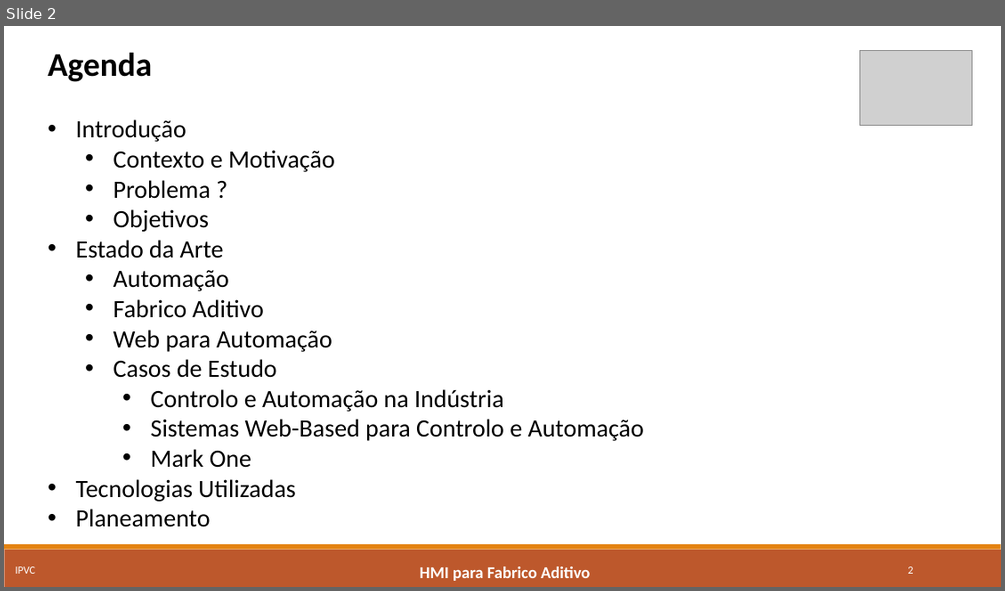
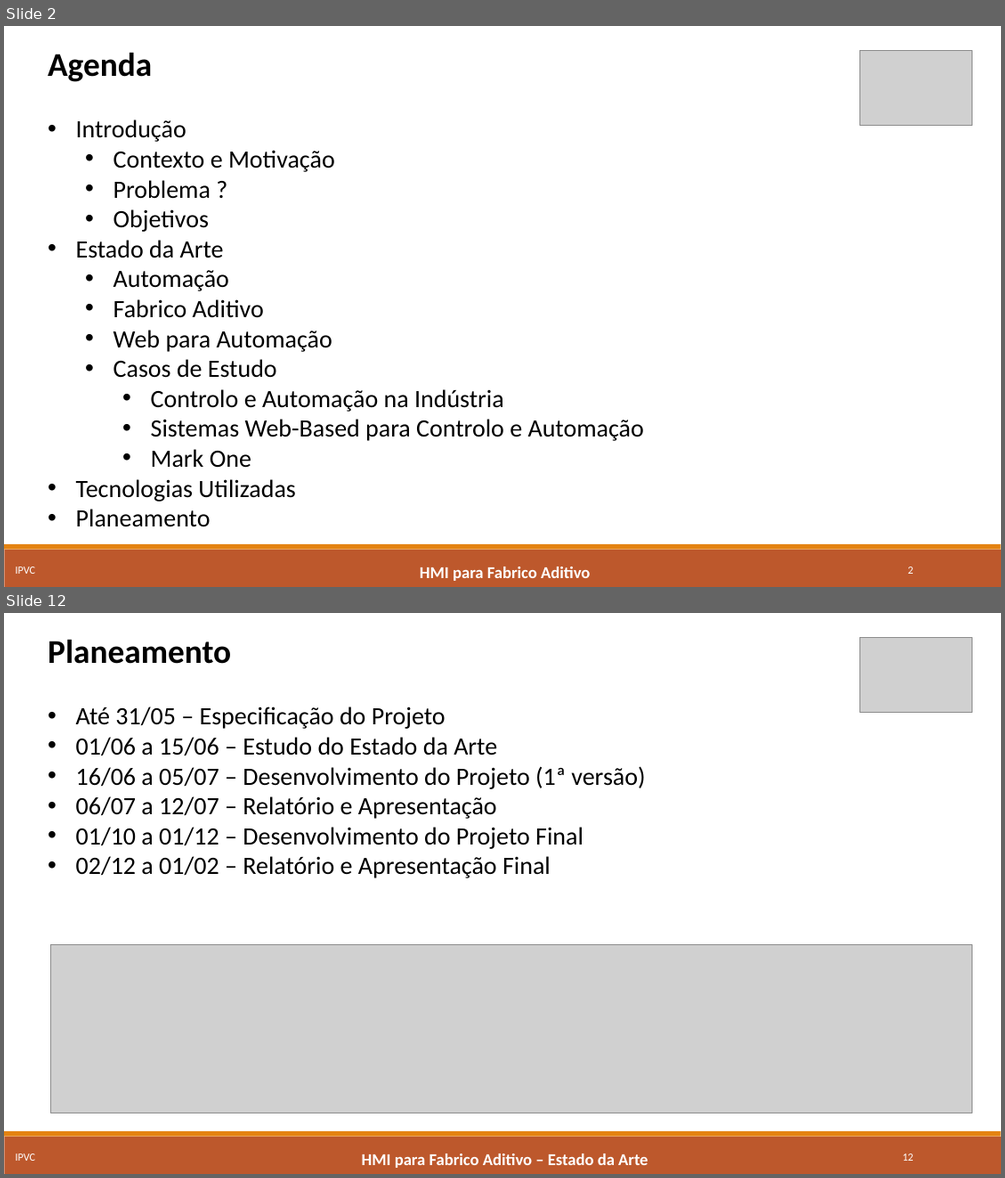
Before and after one commit to marcorlsrodrigues/projeto, a slide deck: Apresentacao Intermedia - Marco Rodrigues.pptx. Shown one above the other, each under a label of ours: slide 2 before the commit, slides 2 and 12 after it; the slides between them are not shown. The pictures are 1005x591 and 1005x1178 pixels, drawn with LibreOffice and Linux fonts; fonts in the diff are those of the drawing; grey boxes stand for pictures. Boxes give left, top, right and bottom in pixels: in the first picture for what was removed or moved away, otherwise in the second. Text is boxed around its words. In the diff, an @@ line names an element or a change of style, - is before the commit and + after.

```diff
--- a/Apresentacao Intermedia - Marco Rodrigues.pptx
+++ b/Apresentacao Intermedia - Marco Rodrigues.pptx
@@ slide 12 added at bbox=[4, 613, 1001, 1174], background #FFFFFF; not listed: 2 template elements that a slide beside it also shows @@
@@ text added at bbox=[48, 639, 645, 878], 24 pt, text #000000 @@
+Planeamento
+• Até 31/05 – Especificação do Projeto
+• 01/06 a 15/06 – Estudo do Estado da Arte
+• 16/06 a 05/07 – Desenvolvimento do Projeto (1ª versão)
+• 06/07 a 12/07 – Relatório e Apresentação
+• 01/10 a 01/12 – Desenvolvimento do Projeto Final
+• 02/12 a 01/02 – Relatório e Apresentação Final
@@ picture added at bbox=[860, 638, 972, 713] @@
@@ picture added at bbox=[50, 945, 972, 1112] @@
@@ text added at bbox=[16, 1153, 36, 1160], 10.5 pt, text #FFFFFF @@
+IPVC
@@ text added at bbox=[362, 1153, 647, 1167], 16 pt, text #FFFFFF, bold @@
+HMI para Fabrico Aditivo – Estado da Arte
@@ page number added at bbox=[902, 1153, 913, 1160], 10.5 pt, text #FFFFFF @@
+12
```
Also in this commit, not shown: 4 slides changed, 6 other slides added, 7 slides removed, 4 other files.
